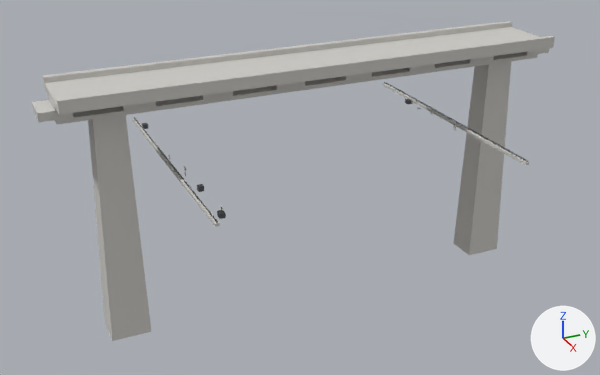
Before and after pictures for a commit that changed the FBX model Assets/_Project/04.Art/02.Models/Megastructure/SM_Mega_Overpass.fbx.
Before and after are seen from a 50 mm camera at (218.1, -104.2, 129.6) aimed at (-0.9, -5.6, 20.1). The axes (+X, +Y, +Z) are drawn at lower right. The lights are the same throughout. The picture after the commit comes second. Where no turn or scale is listed for an object, it has been applied to the vertices. Vertices at exactly the same position are counted once.

In view in the first picture: 'SM_Mega_Overpass'.
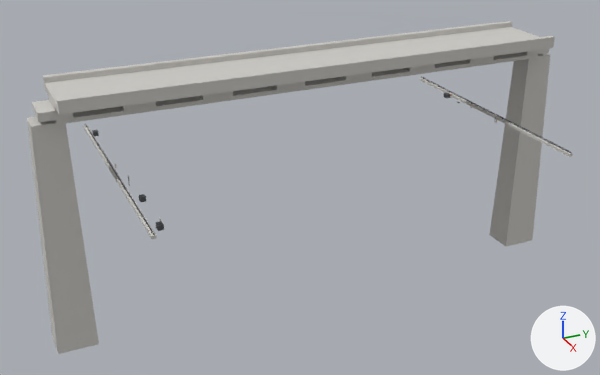
What differs and where, as boxes [x1, y1, x2, y2] in the pictures (600 x 375 px; the box of a moved part takes in the faces that stretch with it):
'SM_Mega_Overpass', reshaped
    before: [32, 21, 555, 341]
    after: [27, 21, 573, 354]
part 1 of me_sm_mega_overpass, moved or reshaped
    before: [132, 118, 220, 227]
    after: [83, 125, 157, 239]
part 2 of me_sm_mega_overpass, moved or reshaped
    before: [134, 118, 217, 222]
    after: [86, 126, 154, 235]
part 3 of me_sm_mega_overpass, moved or reshaped
    before: [134, 117, 217, 221]
    after: [85, 124, 154, 234]
part 4 of me_sm_mega_overpass, moved or reshaped
    before: [383, 61, 529, 255]
    after: [420, 53, 573, 246]
part 5 of me_sm_mega_overpass, moved or reshaped
    before: [88, 115, 226, 341]
    after: [27, 117, 164, 354]
part 6 of me_sm_mega_overpass, moved or reshaped
    before: [142, 123, 148, 129]
    after: [92, 130, 99, 136]

What changed in the scene script:
```text
Change me_sm_mega_overpass:
    used by ob_sm_mega_overpass; location = (0.0, 0.0, 0.0)
    remove me_sm_mega_overpass.from_pydata(...)  # 700 vertices, 528 faces; spans x -42.0..42.0, y -82.0..82.0, z -16.0..63.0
    add me_sm_mega_overpass.from_pydata(...)  # 700 vertices, 528 faces; spans x -42.0..42.0, y -86.0..86.0, z -16.0..63.0
    me_sm_mega_overpass part 1: the loose piece of 8 vertices spanning x -42.0..42.0, y -48.0..-47.0, z 35.0..36.0 is moved by (0.0, -16.0, 0.0)
    me_sm_mega_overpass part 2: the loose piece of 8 vertices spanning x -42.0..42.0, y -47.0, z 36.0 is moved by (0.0, -16.0, 0.0)
    me_sm_mega_overpass part 3: the loose piece of 8 vertices spanning x -42.0..42.0, y -47.0, z 37.0 is moved by (0.0, -16.0, 0.0)
    me_sm_mega_overpass part 4: all 304 vertices in x -42.0..42.0, y 44.0..70.0, z -16.0..54.0 are moved by (0.0, 16.0, 0.0)
    me_sm_mega_overpass part 5: 96 of the vertices in x -5.0..40.0, y -70.0..-44.0, z -16.0..54.0 are moved by (0.0, -16.0, 0.0)
    me_sm_mega_overpass part 6: 8 of 700 vertices moved; they spanned x -35.0..-33.0, y -47.0..-45.0, z 35.0..37.0 and now span x -35.0..-33.0, y -63.0..-61.0, z 35.0..37.0; mean shift (0.0, -16.0, 0.0); largest move (-33.0, -45.0, 35.0) -> (-33.0, -61.0, 35.0)
    other edits to the shape of me_sm_mega_overpass do not show in these pictures
```
